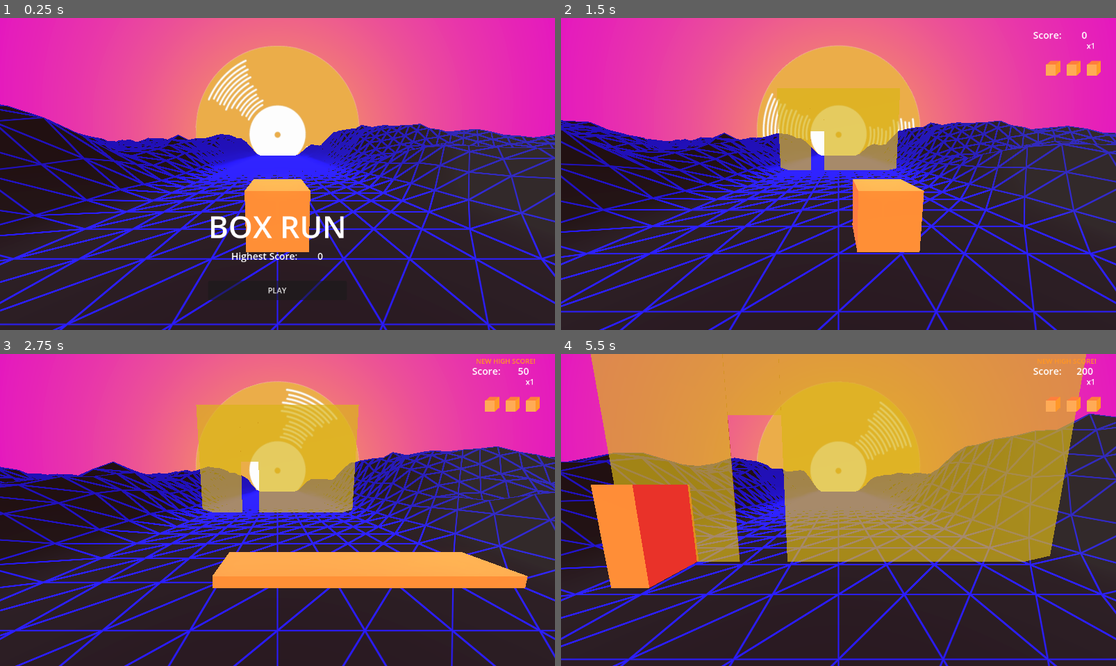
Above: before the commit, frames 1-4 (two rows, left to right).
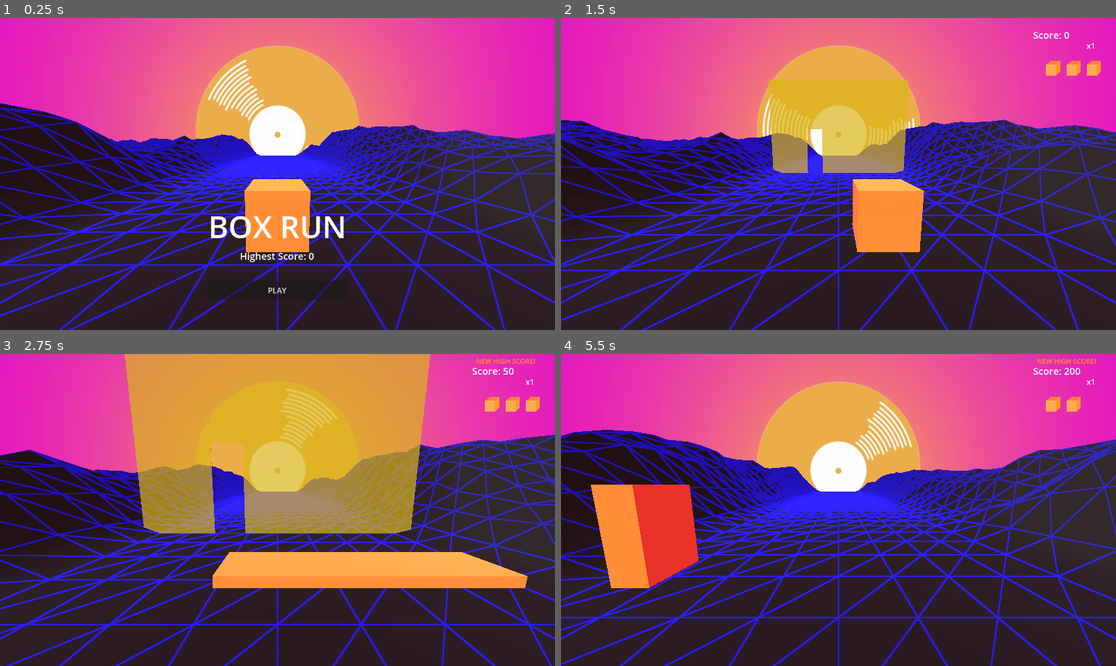
Above: after the commit, the same moments.

Repository: gabriellebrand/Neon-Strech
Game: Godot game, scene res://Scenes/GameLoop.tscn
Same seed, same stepped clock (60 frames per second), same inputs: the game is played once before the commit and once after it. Sound files missing from this copy of the repository are replaced by a short silence.
Inputs:
- Up to frame 1 (0.25 s): no input
- Up to frame 2 (1.5 s): click "PLAY" at 0.5 s; hold D (move_right) from 1.28 s (still down)
- Up to frame 3 (2.75 s): release D (move_right) at 2.03 s; hold S (stretch_down) from 2.03 s (still down)
- Up to frame 4 (5.5 s): release S (stretch_down) at 2.78 s; hold D (move_right) 2.78-3.53 s; hold W (stretch_up) 3.53-4.28 s; hold A (move_left) from 4.28 s (still down)

The runs differ from the first frame. In frame 1, 16% of the frame differs, in the area x 0-100%, y 27-100%; in frame 2, 18%; in frame 3, 35%; in frame 4, 58%, in the area x 0-100%, y 0-100%.

Commit message:
Move o terreno na speed global

Diff:
--- a/GameJam/Scenes/Level.tscn
+++ b/GameJam/Scenes/Level.tscn
@@ -29,6 +29,7 @@
 shader = ExtResource("3_e7qp6")
 shader_parameter/amplitude = 0.5
 shader_parameter/time = 0.0
+shader_parameter/velocity = 3.0
 shader_parameter/albedo = Color(0.621218, 0.0363531, 0.27693, 1)
 shader_parameter/wire_color = Color(0, 0.72549, 0.831373, 1)
 shader_parameter/wire_width = 1.0
@@ -53,6 +54,7 @@
 shader = ExtResource("3_e7qp6")
 shader_parameter/amplitude = 5.0
 shader_parameter/time = 0.0
+shader_parameter/velocity = 3.0
 shader_parameter/albedo = Color(0, 0, 0, 1)
 shader_parameter/wire_color = Color(0, 0, 1, 1)
 shader_parameter/wire_width = 1.0
@@ -71,6 +73,7 @@
 shader = ExtResource("3_e7qp6")
 shader_parameter/amplitude = 5.0
 shader_parameter/time = 0.0
+shader_parameter/velocity = 3.0
 shader_parameter/albedo = Color(0, 0, 0, 1)
 shader_parameter/wire_color = Color(0, 0, 0.870588, 1)
 shader_parameter/wire_width = 1.0
@@ -135,14 +138,14 @@
 shape = SubResource("WorldBoundaryShape3D_cjq63")
 
 [node name="Terrain" type="MeshInstance3D" parent="Terrain"]
-transform = Transform3D(1, 0, 0, 0, 1, 0, 0, 0, 1, 0, 0, -130)
+transform = Transform3D(1, 0, 0, 0, 1, 0, 0, 0, 1, 0, 0, -130.85)
 mesh = SubResource("PlaneMesh_wjfew")
 skeleton = NodePath("../..")
 surface_material_override/0 = SubResource("ShaderMaterial_8k1vl")
 script = ExtResource("5_2wycv")
 
 [node name="Terrain2" type="MeshInstance3D" parent="Terrain"]
-transform = Transform3D(1, 0, 0, 0, 1, 0, 0, 0, 1, 0, 0, -130)
+transform = Transform3D(1, 0, 0, 0, 1, 0, 0, 0, 1, 0, 0, -130.85)
 mesh = SubResource("PlaneMesh_wjfew")
 skeleton = NodePath("../..")
 surface_material_override/0 = SubResource("ShaderMaterial_mwb2x")
--- a/GameJam/Scripts/GameManager.gd
+++ b/GameJam/Scripts/GameManager.gd
@@ -12,7 +12,7 @@
 @onready var current_bpm = 100
 
 const wall_spawn_distance_to_player = 12
-const beats_to_player =  8
+const beats_to_player =  4
 
 @onready var current_speed:
     set(new_speed):
--- a/GameJam/Scripts/Terrain.gd
+++ b/GameJam/Scripts/Terrain.gd
@@ -9,3 +9,4 @@
 func _process(delta):
     time += delta
     material.set_shader_parameter("time", time)
+    material.set_shader_parameter("velocity", GameManager.current_speed)
--- a/GameJam/Scripts/UI/game_over_menu.gd
+++ b/GameJam/Scripts/UI/game_over_menu.gd
@@ -14,4 +14,4 @@
     GameManager.start_run()
 
 func update_high_score_label(score):
-    high_score_label.text = "Highest Score: %8d" % score
+    high_score_label.text = "Highest Score: %d" % score
--- a/GameJam/Scripts/UI/level_ui.gd
+++ b/GameJam/Scripts/UI/level_ui.gd
@@ -8,7 +8,7 @@
 @onready var multiplier_label: Label = $MultiplierLabel
 
 func update_score_label(score):
-    score_label.text = "Score: %8d" % score
+    score_label.text = "Score: %d" % score
 
 func update_life_icons(lives):
     live_icon_3.visible = lives>=3
--- a/GameJam/Scripts/UI/main_menu.gd
+++ b/GameJam/Scripts/UI/main_menu.gd
@@ -18,4 +18,4 @@
         GameManager.start_run()
 
 func update_high_score_label(score):
-    high_score_label.text = "Highest Score: %8d" % score
+    high_score_label.text = "Highest Score: %d" % score
--- a/GameJam/Shaders/terrain.gdshader
+++ b/GameJam/Shaders/terrain.gdshader
@@ -4,6 +4,7 @@
 uniform sampler2D normalmap;
 uniform float amplitude = 0.5;
 uniform float time = 0.0;
+uniform float velocity = 3.0;
 
 uniform vec4 albedo : source_color = vec4(1.0);
 uniform vec4 wire_color : source_color = vec4(0.0, 0.0, 0.0, 1.0);
@@ -19,7 +20,6 @@
     vec3(0.0, 0.0 ,1.0)
 };
 const float MESH_SIZE = 99.0;
-const float VELOCITY = 3.0;
 const float ROAD_WIDTH = 4.;
 const float LIMIT = 8.;
 
@@ -40,9 +40,9 @@
     VERTEX.y = k;
 
     if (mesh_id == 0)
-        VERTEX.z = VERTEX.z + VELOCITY*mod(time+MESH_SIZE/VELOCITY, 2.0*MESH_SIZE/VELOCITY);
+        VERTEX.z = VERTEX.z + velocity*mod(time+MESH_SIZE/velocity, 2.0*MESH_SIZE/velocity);
     else
-        VERTEX.z = VERTEX.z + VELOCITY*mod(time, 2.0*MESH_SIZE/VELOCITY);
+        VERTEX.z = VERTEX.z + velocity*mod(time, 2.0*MESH_SIZE/velocity);
 
 
     NORMAL = normalize(vec3(k - height(pos + vec2(0.1, 0.0)),
Not shown, changed: GameJam/Assets/Music/synth_bass.aup3
